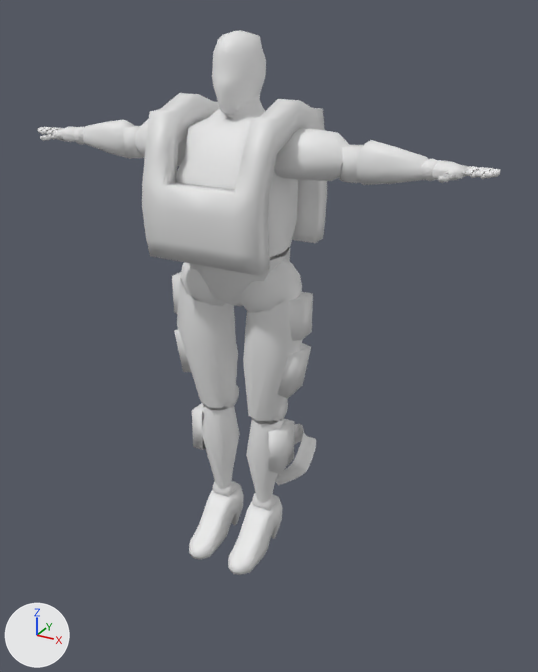
What one commit did to the Blender file Criação de Personagens II/Proxy Model.blend.
Before and after are seen from a 50 mm lens placed at (2.0, -3.31, 3.07), pointed at (0.16, 0.04, 1.4). Lighting does not change. The marker at lower left points along +X, +Y and +Z. The picture after the commit comes second.

Script lines for the objects in view, before the commit:
```python
me_chapéu = bpy.data.meshes.new('Chapéu')
me_chapéu.from_pydata(...)  # 26 vertices, 36 faces; spans x -0.89..0.89, y -0.89..0.89, z 0.01..0.54
me_character = bpy.data.meshes.new('Character')
me_character.from_pydata(...)  # 1983 vertices, 1924 faces; spans x -1.32..0.0, y -0.4..0.4, z 0.0..2.98
cu_nurbspath = bpy.data.curves.new('NurbsPath', 'CURVE')
cu_nurbspath.dimensions = '3D'
_sp = cu_nurbspath.splines.new('NURBS'); _sp.points.add(4)
_sp.points.foreach_set('co', [0.183, 0.0, 0.382, 1.0, 0.403, -0.0302, 0.549, 1.0, 0.446, 0.004, 0.629, 1.0, 0.397, 0.353, 0.853, 1.0, 0.121, 0.398, 0.583, 1.0])
_sp.order_v = 0
_sp.use_endpoint_u = True
cu_nurbspath.use_path = True
cu_nurbspath.bevel_depth = 0.09
cu_nurbspath.fill_mode = 'FRONT'
ob_chapéu = bpy.data.objects.new('Chapéu', me_chapéu)
ob_chapéu.location = (0.0, 0.0, 0.0)
ob_chapéu.hide_set(True)
ob_character = bpy.data.objects.new('Character', me_character)
ob_character.location = (0.0, 0.0, 0.0)
_m = ob_character.modifiers.new('Mirror', 'MIRROR')
ob_helmetnurbspath = bpy.data.objects.new('HelmetNurbsPath', cu_nurbspath)
ob_helmetnurbspath.location = (0.0, 0.0, 0.0)
```
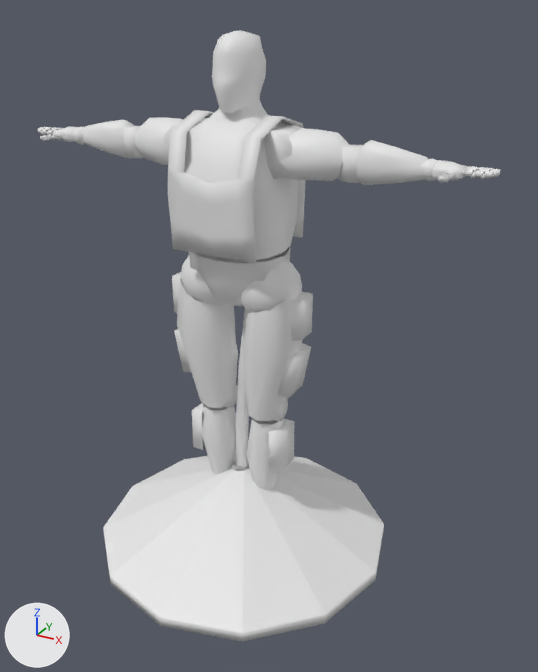
What differs and where, as boxes (x1, y1, x2, y2) in the pictures (538 x 672 px):
'Character', reshaped, modifiers changed
    before: (37, 30, 501, 575)
    after: (37, 30, 501, 490)
'Chapéu', shown
    after: (103, 456, 384, 642)
'HelmetNurbsPath', hidden
    before: (275, 424, 316, 485)
'Katana.R', added
    after: (232, 363, 249, 471)
'Katana.L', added
    after: (236, 309, 247, 465)
part 1 of me_character, added
    after: (246, 418, 283, 490)
part 2 of me_character, added
    after: (243, 290, 303, 421)
part 3 of me_character, added
    after: (278, 343, 311, 399)
part 4 of me_character, added
    after: (269, 419, 294, 474)
part 5 of me_character, added
    after: (280, 128, 351, 181)
part 6 of me_character, added
    after: (241, 255, 302, 313)
part 7 of me_character, cut back
    before: (142, 93, 327, 276)
    after: (164, 30, 305, 306)

The change in detail:
me_character is used by ob_character; location (0.0, 0.0, 0.0).
me_character had 1983 vertices, 1924 faces and spanned x -1.32..0.0, y -0.4..0.4, z 0.0..2.98.
me_character now has 4051 vertices, 3904 faces and spans x -1.32..1.32, y -0.37..0.29, z 0.0..2.98.
me_character part 1: the loose piece of 32 vertices spanning x -0.28..-0.04, y -0.13..0.13, z 0.33..0.9 is copied, and the copy is mirrored in x about the mesh origin; it spans x 0.04..0.28, y -0.13..0.13, z 0.33..0.9.
me_character part 2: the loose piece of 30 vertices spanning x -0.39..-0.02, y -0.19..0.16, z 0.93..1.7 is copied, and the copy is mirrored in x about the mesh origin; it spans x 0.02..0.39, y -0.19..0.16, z 0.93..1.7.
me_character part 3: the loose piece of 8 vertices spanning x -0.4..-0.28, y -0.09..0.09, z 1.11..1.38 is copied, and the copy is mirrored in x about the mesh origin; it spans x 0.28..0.4, y -0.09..0.09, z 1.11..1.38.
me_character part 4: the loose piece of 8 vertices spanning x -0.3..-0.23, y -0.09..0.09, z 0.61..0.86 is copied, and the copy is mirrored in x about the mesh origin; it spans x 0.23..0.3, y -0.09..0.09, z 0.61..0.86.
me_character part 5: the loose piece of 49 vertices spanning x -0.62..-0.19, y -0.16..0.13, z 2.3..2.55 is copied, and the copy is mirrored in x about the mesh origin; it spans x 0.19..0.62, y -0.16..0.13, z 2.3..2.55.
me_character part 6: a new loose piece, a UV sphere (12 segments, 8 rings, poles along z) spanning x 0.0..0.36, y -0.18..0.18, z 1.53..1.88.
me_character part 7: 77 vertices removed from x -0.35..0.0, y -0.4..0.4, z 1.9..2.67; 441 vertices added at x -0.37..0.37, y -0.29..0.29, z 1.57..2.97.
Other edits to the shape of me_character do not show in these pictures.
Mesh me_katana_l is new.
It has 195 vertices, 195 faces and spans x -0.07..0.3, y -0.06..0.06, z 0.0..2.52.
Mesh me_katana_1 is new.
It has 195 vertices, 195 faces and spans x -0.07..0.3, y -0.06..0.06, z 0.0..2.51.
Object 'Character' (ob_character) loses its MIRROR modifier named 'Mirror'.
Object 'Chapéu' (ob_chapéu) is now shown.
Object 'HelmetNurbsPath' (ob_helmetnurbspath) is now hidden.
Object 'Katana.L' (ob_katana_l) is new; it shows me_katana_l.
Its location is (0.0, 0.0, 0.0).
Object 'Katana.R' (ob_katana_r) is new; it shows me_katana_1.
Its location is (0.0, 0.0, 0.0).
